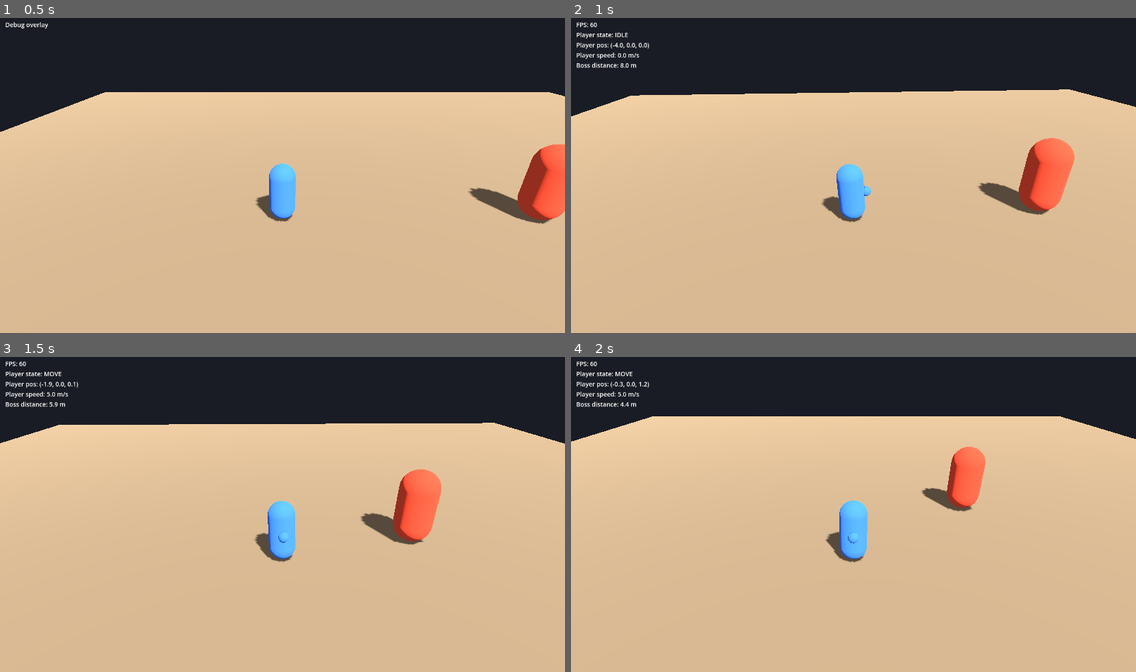
Above: before the commit, frames 1-4 (two rows, left to right).
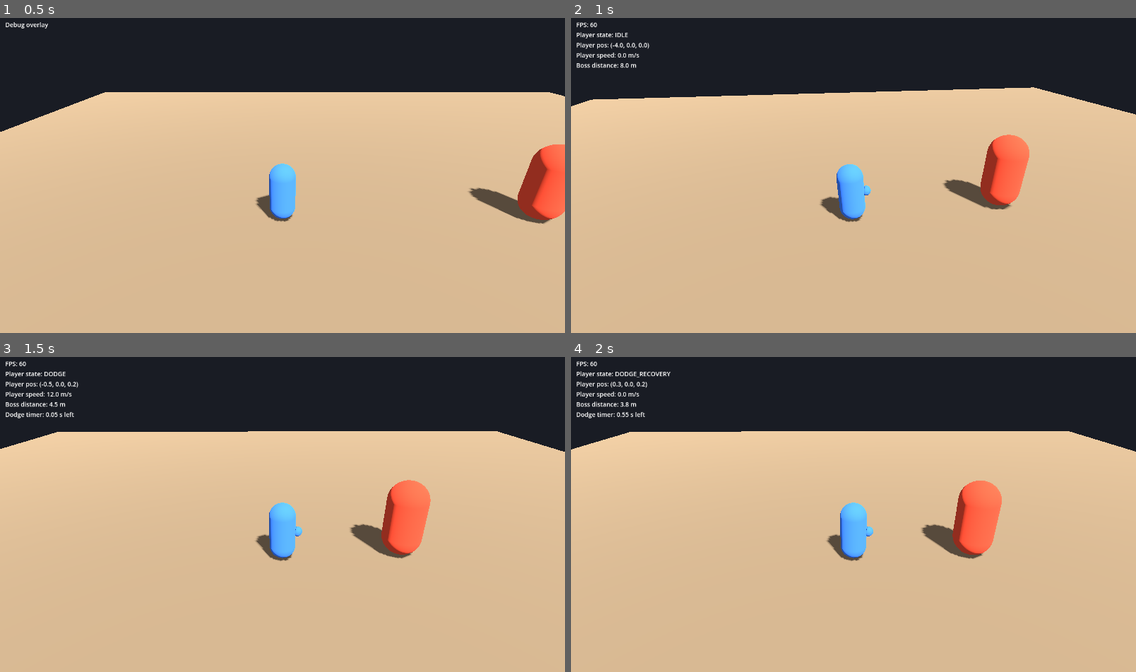
Above: after the commit, the same moments.

Repository: jamesdileva/FIRSTBLOOD
Game: Godot game, scene res://game/scenes/arena/arena.tscn
Same seed, same stepped clock (60 frames per second), same inputs: the game is played once before the commit and once after it.
Inputs:
- Up to frame 1 (0.5 s): no input
- Up to frame 2 (1 s): hold D (move_right) from 0.53 s (still down); tap K (block) at 0.6 s; tap L (dodge) at 0.8 s
- Up to frame 3 (1.5 s): release D (move_right) at 1.28 s; hold S (move_back) from 1.28 s (still down); tap L (dodge) at 1.35 s
- Up to frame 4 (2 s): keep holding S (move_back); tap K (block) at 1.55 s

Frame 1 is identical in both runs. In frame 2, 4.6% of the frame differs, in the area x 0-100%, y 21-65%; in frame 3, 4.9%; in frame 4, 7.7%, in the area x 0-100%, y 4-66%.

Commit message:
feat(player): committed dodge with bounded i-frames (sprint 03)
- DODGE travel state: 0.25 s burst at 12 m/s in held input direction,
  neutral dodge goes camera-backward, grounded only
- invulnerability window: first 0.15 s of travel only, exposed via
  is_invulnerable() for the Sprint 04 damage system
- DODGE_RECOVERY: committed 1.0 s, input ignored, always vulnerable,
  re-dodge impossible until it completes (no i-frame chaining)
- horizontal velocity zeroed at travel end: clean stop, no skid
- debug overlay shows dodge/recovery timer and i-frame state
- tools/validation/dodge_check.gd: headless verification of speed,
  direction, i-frame bounds, spam commitment, recovery visibility,
  boss slide-past, and boundary clamp

Diff:
--- a/game/scripts/debug/debug_overlay.gd
+++ b/game/scripts/debug/debug_overlay.gd
@@ -40,4 +40,9 @@
 	var boss := get_tree().get_first_node_in_group("boss") as Node3D
 	if player != null and boss != null:
 		lines.append("Boss distance: %.1f m" % player.global_position.distance_to(boss.global_position))
+	if player != null and (player.state == player.State.DODGE or player.state == player.State.DODGE_RECOVERY):
+		var total: float = player.dodge_duration if player.state == player.State.DODGE else player.dodge_recovery
+		lines.append("Dodge timer: %.2f s left" % maxf(total - player.state_elapsed, 0.0))
+	if player != null and player.is_invulnerable():
+		lines.append("i-frames ACTIVE")
 	_label.text = "\n".join(lines)
--- a/game/scripts/player/player_controller.gd
+++ b/game/scripts/player/player_controller.gd
@@ -1,11 +1,14 @@
 extends CharacterBody3D
-## Sprint 02: responsive third-person movement — camera-relative direction,
-## tuned acceleration/deceleration, rotation toward movement, gravity, and a
-## temporary arena-bound clamp. Combat states arrive in later sprints.
+## Sprint 03: responsive third-person movement plus the committed dodge.
+## Movement: camera-relative direction, tuned acceleration/deceleration,
+## rotation toward movement, gravity, temporary arena-bound clamp.
+## Dodge (architecture §6, guide §8): authored movement state — travel burst,
+## precisely bounded i-frames, committed recovery. Not a teleport, not a speed
+## multiplier on walk input.
 
 signal state_changed(new_state: State)
 
-enum State { IDLE, MOVE, AIRBORNE }
+enum State { IDLE, MOVE, AIRBORNE, DODGE, DODGE_RECOVERY }
 
 @export var movement_speed := 5.0
 @export var acceleration := 40.0
@@ -15,28 +18,135 @@
 ## Placeholder responsiveness feedback until real animations exist (D-008).
 @export var lean_amount := 0.08
 
+@export_group("Dodge")
+## Travel burst speed; must stay clearly above movement_speed (roadmap check).
+@export var dodge_speed := 12.0
+@export var dodge_duration := 0.25
+## Invulnerability lives only inside this window at the start of travel (D-012).
+@export var dodge_invulnerability := 0.15
+## Committed recovery: no input, no re-dodge, always vulnerable (D-012).
+@export var dodge_recovery := 1.0
+
 var _gravity: float = float(ProjectSettings.get_setting("physics/3d/default_gravity"))
+var _dodge_direction := Vector3.ZERO
+var state_elapsed := 0.0
 
 @onready var _visual: Node3D = $Visual
 
+var state: State = State.IDLE:
+	set(value):
+		if value == state:
+			return
+		state = value
+		state_elapsed = 0.0
+		state_changed.emit(value)
+		match value:
+			State.IDLE:
+				play_animation("idle")
+			State.MOVE:
+				play_animation("run")
+			State.AIRBORNE:
+				play_animation("airborne")
+			State.DODGE:
+				play_animation("dodge_start")
+			State.DODGE_RECOVERY:
+				play_animation("dodge_recover")
+
 func _physics_process(delta: float) -> void:
+	state_elapsed += delta
+	match state:
+		State.DODGE:
+			_dodge_physics(delta)
+		State.DODGE_RECOVERY:
+			_dodge_recovery_physics(delta)
+		_:
+			_neutral_physics(delta)
+	_update_facing(delta)
+	_apply_lean(delta)
+	_enforce_arena_bounds()
+
+func is_invulnerable() -> bool:
+	return state == State.DODGE and state_elapsed < dodge_invulnerability
+
+func _neutral_physics(delta: float) -> void:
 	var input_dir := Input.get_vector("move_left", "move_right", "move_forward", "move_back")
+	if Input.is_action_just_pressed("dodge") and is_on_floor():
+		_start_dodge(input_dir)
+		return
 	var direction := _camera_relative_direction(input_dir)
-
 	if not is_on_floor():
 		velocity.y -= _gravity * delta
-
 	# Brake harder than we accelerate so releasing input stops the player on a
 	# dime instead of sliding (roadmap: "does not slide uncontrollably").
 	var rate := acceleration if direction != Vector3.ZERO else deceleration
 	velocity.x = move_toward(velocity.x, direction.x * movement_speed, rate * delta)
 	velocity.z = move_toward(velocity.z, direction.z * movement_speed, rate * delta)
 	move_and_slide()
+	_update_movement_state()
 
-	_update_facing(delta, direction)
-	_apply_lean(delta)
-	_enforce_arena_bounds()
-	_update_state(delta)
+func _start_dodge(input_dir: Vector2) -> void:
+	var direction := _camera_relative_direction(input_dir)
+	if direction == Vector3.ZERO:
+		direction = _backward_direction()
+	_dodge_direction = direction
+	state = State.DODGE
+
+func _backward_direction() -> Vector3:
+	# Neutral dodge goes backward relative to the camera (D-011).
+	var camera := get_viewport().get_camera_3d()
+	var backward := global_basis.z if camera == null else camera.global_basis.z
+	backward.y = 0.0
+	return backward.normalized()
+
+func _dodge_physics(delta: float) -> void:
+	velocity.x = _dodge_direction.x * dodge_speed
+	velocity.z = _dodge_direction.z * dodge_speed
+	if not is_on_floor():
+		velocity.y -= _gravity * delta
+	move_and_slide()
+	if state_elapsed >= dodge_duration:
+		# The burst ends cleanly: no recovery skid.
+		velocity.x = 0.0
+		velocity.z = 0.0
+		state = State.DODGE_RECOVERY
+
+func _dodge_recovery_physics(delta: float) -> void:
+	# Committed recovery: input is ignored, the player stands/vulnerable.
+	velocity.x = move_toward(velocity.x, 0.0, deceleration * delta)
+	velocity.z = move_toward(velocity.z, 0.0, deceleration * delta)
+	if not is_on_floor():
+		velocity.y -= _gravity * delta
+	move_and_slide()
+	if state_elapsed >= dodge_recovery:
+		state = State.IDLE
+
+func _update_movement_state() -> void:
+	if not is_on_floor():
+		state = State.AIRBORNE
+	elif Vector3(velocity.x, 0.0, velocity.z).length() > 0.1:
+		state = State.MOVE
+	else:
+		state = State.IDLE
+
+func _update_facing(delta: float) -> void:
+	var planar := Vector3(velocity.x, 0.0, velocity.z)
+	if planar.length() < 0.5:
+		return
+	# Yaw that points the body's -Z (forward) along the movement direction.
+	var target_yaw := atan2(-planar.x, -planar.z)
+	rotation.y = lerp_angle(rotation.y, target_yaw, 1.0 - exp(-turn_speed * delta))
+
+func _apply_lean(delta: float) -> void:
+	var local_velocity := _visual.global_transform.basis.inverse() * Vector3(velocity.x, 0.0, velocity.z)
+	var target_pitch := clampf(-local_velocity.z / movement_speed, -1.0, 1.0) * lean_amount
+	var target_roll := clampf(-local_velocity.x / movement_speed, -1.0, 1.0) * lean_amount
+	_visual.rotation.x = lerpf(_visual.rotation.x, target_pitch, 1.0 - exp(-10.0 * delta))
+	_visual.rotation.z = lerpf(_visual.rotation.z, target_roll, 1.0 - exp(-10.0 * delta))
+
+func _enforce_arena_bounds() -> void:
+	# Temporary arena boundary until Sprint 17 adds the real Colosseum walls.
+	global_position.x = clampf(global_position.x, -arena_half_extent, arena_half_extent)
+	global_position.z = clampf(global_position.z, -arena_half_extent, arena_half_extent)
 
 func _camera_relative_direction(input_dir: Vector2) -> Vector3:
 	if input_dir == Vector2.ZERO:
@@ -52,47 +162,6 @@
 	right = right.normalized()
 	return (right * input_dir.x + forward * -input_dir.y).normalized()
 
-func _update_facing(delta: float, direction: Vector3) -> void:
-	if direction == Vector3.ZERO:
-		return
-	# Yaw that points the body's -Z (forward) along the movement direction.
-	var target_yaw := atan2(-direction.x, -direction.z)
-	rotation.y = lerp_angle(rotation.y, target_yaw, 1.0 - exp(-turn_speed * delta))
-
-func _apply_lean(delta: float) -> void:
-	var local_velocity := _visual.global_transform.basis.inverse() * Vector3(velocity.x, 0.0, velocity.z)
-	var target_pitch := clampf(-local_velocity.z / movement_speed, -1.0, 1.0) * lean_amount
-	var target_roll := clampf(-local_velocity.x / movement_speed, -1.0, 1.0) * lean_amount
-	_visual.rotation.x = lerpf(_visual.rotation.x, target_pitch, 1.0 - exp(-10.0 * delta))
-	_visual.rotation.z = lerpf(_visual.rotation.z, target_roll, 1.0 - exp(-10.0 * delta))
-
-func _enforce_arena_bounds() -> void:
-	# Temporary arena boundary until Sprint 17 adds the real Colosseum walls.
-	global_position.x = clampf(global_position.x, -arena_half_extent, arena_half_extent)
-	global_position.z = clampf(global_position.z, -arena_half_extent, arena_half_extent)
-
-func _update_state(_delta: float) -> void:
-	if not is_on_floor():
-		state = State.AIRBORNE
-	elif Vector3(velocity.x, 0.0, velocity.z).length() > 0.1:
-		state = State.MOVE
-	else:
-		state = State.IDLE
-
-var state: State = State.IDLE:
-	set(value):
-		if value == state:
-			return
-		state = value
-		state_changed.emit(value)
-		match value:
-			State.IDLE:
-				play_animation("idle")
-			State.MOVE:
-				play_animation("run")
-			State.AIRBORNE:
-				play_animation("airborne")
-
 ## Basic animation hook (guide §16 naming). No-ops until an AnimationPlayer
 ## with the named animation is attached to the player scene.
 func play_animation(anim_name: String) -> void:
--- /dev/null
+++ b/tools/validation/dodge_check.gd
@@ -0,0 +1,156 @@
+extends SceneTree
+## Sprint 03 automated dodge verification (headless). Run from the project root:
+##   cmd //c godot --headless --path . -s res://tools/validation/dodge_check.gd
+## Drives the real arena scene with synthesized input and asserts the roadmap's
+## dodge checklist: faster than walking, intended direction, i-frames bounded
+## to travel, commitment not bypassable by input spam, recovery observable and
+## vulnerable, slides around the boss, no boundary tunneling. Exits 0 on PASS.
+
+const SETTLE_FRAMES := 30
+const TRAVEL_POLL_FRAMES := 25     # travel is 15 ticks at 60 Hz
+const SPAM_ITERATIONS := 110       # 2 ticks per iteration ≈ 3.7 s of mashing
+const COMMITMENT_MIN_TICKS := 70   # travel (15) + recovery (60) = 75 nominal
+
+func _initialize() -> void:
+	_run()
+
+func _run() -> void:
+	var failures: PackedStringArray = []
+	var arena_scene: PackedScene = load("res://game/scenes/arena/arena.tscn")
+	if arena_scene == null:
+		printerr("DODGE CHECK FAILURE: arena scene missing")
+		quit(1)
+		return
+	var arena := arena_scene.instantiate()
+	root.add_child(arena)
+	await _wait(SETTLE_FRAMES)
+	# Untyped on purpose: reads script members Godot's CharacterBody3D lacks.
+	var player = get_first_node_in_group("player")
+	if player == null:
+		printerr("DODGE CHECK FAILURE: player not found")
+		quit(1)
+		return
+
+	# --- 1. Neutral dodge: backward, faster than walk, i-frames bounded. ---
+	var start: Vector3 = player.global_position
+	await _dodge_tap()
+	var peak_speed := 0.0
+	var saw_dodge := false
+	var invuln_early := false
+	var invuln_cleared := false
+	for _i in TRAVEL_POLL_FRAMES:
+		await physics_frame
+		peak_speed = maxf(peak_speed, Vector3(player.velocity.x, 0.0, player.velocity.z).length())
+		if player.state == player.State.DODGE:
+			saw_dodge = true
+			if player.is_invulnerable():
+				invuln_early = true
+			if player.state_elapsed > player.dodge_invulnerability and not player.is_invulnerable():
+				invuln_cleared = true
+	if not saw_dodge:
+		failures.append("dodge input never entered DODGE state")
+	else:
+		if peak_speed <= player.movement_speed:
+			failures.append("dodge peak %.2f m/s not faster than walk %.2f" % [peak_speed, player.movement_speed])
+		if not invuln_early:
+			failures.append("no i-frames at dodge start")
+		if not invuln_cleared:
+			failures.append("i-frames did not clear before travel ended")
+	var travel: Vector3 = player.global_position - start
+	var flat := Vector3(travel.x, 0.0, travel.z)
+	if flat.length() < 2.5:
+		failures.append("neutral dodge traveled only %.2f m" % flat.length())
+	elif flat.normalized().dot(Vector3(0.0, 0.0, 1.0)) < 0.8:
+		failures.append("neutral dodge not backward relative to camera: %s" % flat)
+	await _settle_player(player, Vector3(-4.0, 0.5, 0.0))
+
+	# --- 2. Spamming dodge cannot bypass travel+recovery commitment. ---
+	var entry_frames: Array[int] = []
+	var in_dodge := false
+	var tick := 0
+	for _i in SPAM_ITERATIONS:
+		Input.action_press("dodge")
+		await physics_frame
+		tick += 1
+		Input.action_release("dodge")
+		await physics_frame
+		tick += 1
+		if player.state == player.State.DODGE and not in_dodge:
+			entry_frames.append(tick)
+			in_dodge = true
+		elif player.state != player.State.DODGE:
+			in_dodge = false
+	if entry_frames.is_empty():
+		failures.append("spam run never dodged")
+	for i in range(1, entry_frames.size()):
+		var gap: int = entry_frames[i] - entry_frames[i - 1]
+		if gap < COMMITMENT_MIN_TICKS:
+			failures.append("re-dodge entered after only %d ticks (commitment violated)" % gap)
+	await _settle_player(player, Vector3(-4.0, 0.5, 0.0))
+
+	# --- 3. Recovery observable and vulnerable. ---
+	await _dodge_tap()
+	var saw_recovery := false
+	var recovery_vulnerable := true
+	for _i in 45:
+		await physics_frame
+		if player.state == player.State.DODGE_RECOVERY:
+			saw_recovery = true
+			if player.is_invulnerable():
+				recovery_vulnerable = false
+	if not saw_recovery:
+		failures.append("DODGE_RECOVERY never observed (debug output gap)")
+	if not recovery_vulnerable:
+		failures.append("player invulnerable during recovery")
+	await _settle_player(player, Vector3(4.0, 0.5, -1.0))
+
+	# --- 4. Dodge slides around the boss placeholder. ---
+	var side_start: Vector3 = player.global_position
+	Input.action_press("move_right")
+	await _wait(1)
+	Input.action_press("dodge")
+	await _wait(1)
+	Input.action_release("dodge")
+	await _wait(30)
+	Input.action_release("move_right")
+	var side_travel: Vector3 = player.global_position - side_start
+	if side_travel.x < 2.0:
+		failures.append("dodge past boss blocked: lateral %.2f m" % side_travel.x)
+	await _settle_player(player, Vector3(17.0, 0.5, 0.0))
+
+	# --- 5. Dodge cannot tunnel through the arena boundary. ---
+	Input.action_press("move_right")
+	await _wait(1)
+	Input.action_press("dodge")
+	await _wait(1)
+	Input.action_release("dodge")
+	await _wait(30)
+	Input.action_release("move_right")
+	if absf(player.global_position.x) > player.arena_half_extent + 0.5:
+		failures.append("dodge tunneled the arena boundary: %s" % player.global_position)
+
+	arena.free()
+
+	if failures.is_empty():
+		print("DODGE CHECK: PASS (peak %.1f m/s, spam entries %d, lateral past boss %.2f m)" % [
+			peak_speed, entry_frames.size(), side_travel.x,
+		])
+		quit(0)
+	else:
+		for failure in failures:
+			printerr("DODGE CHECK FAILURE: " + failure)
+		quit(1)
+
+func _dodge_tap() -> void:
+	Input.action_press("dodge")
+	await _wait(2)
+	Input.action_release("dodge")
+
+func _settle_player(player, pos: Vector3) -> void:
+	player.global_position = pos
+	player.velocity = Vector3.ZERO
+	await _wait(SETTLE_FRAMES)
+
+func _wait(frames: int) -> void:
+	for _i in frames:
+		await physics_frame
Not shown, added: tools/validation/dodge_check.gd.uid
